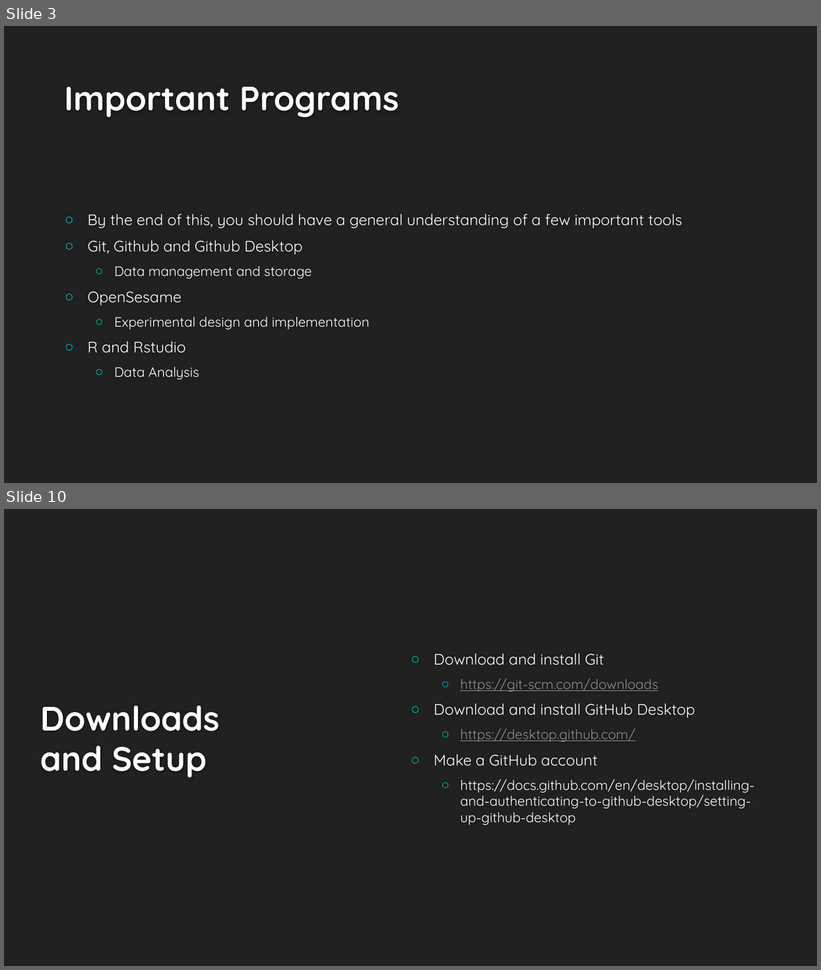
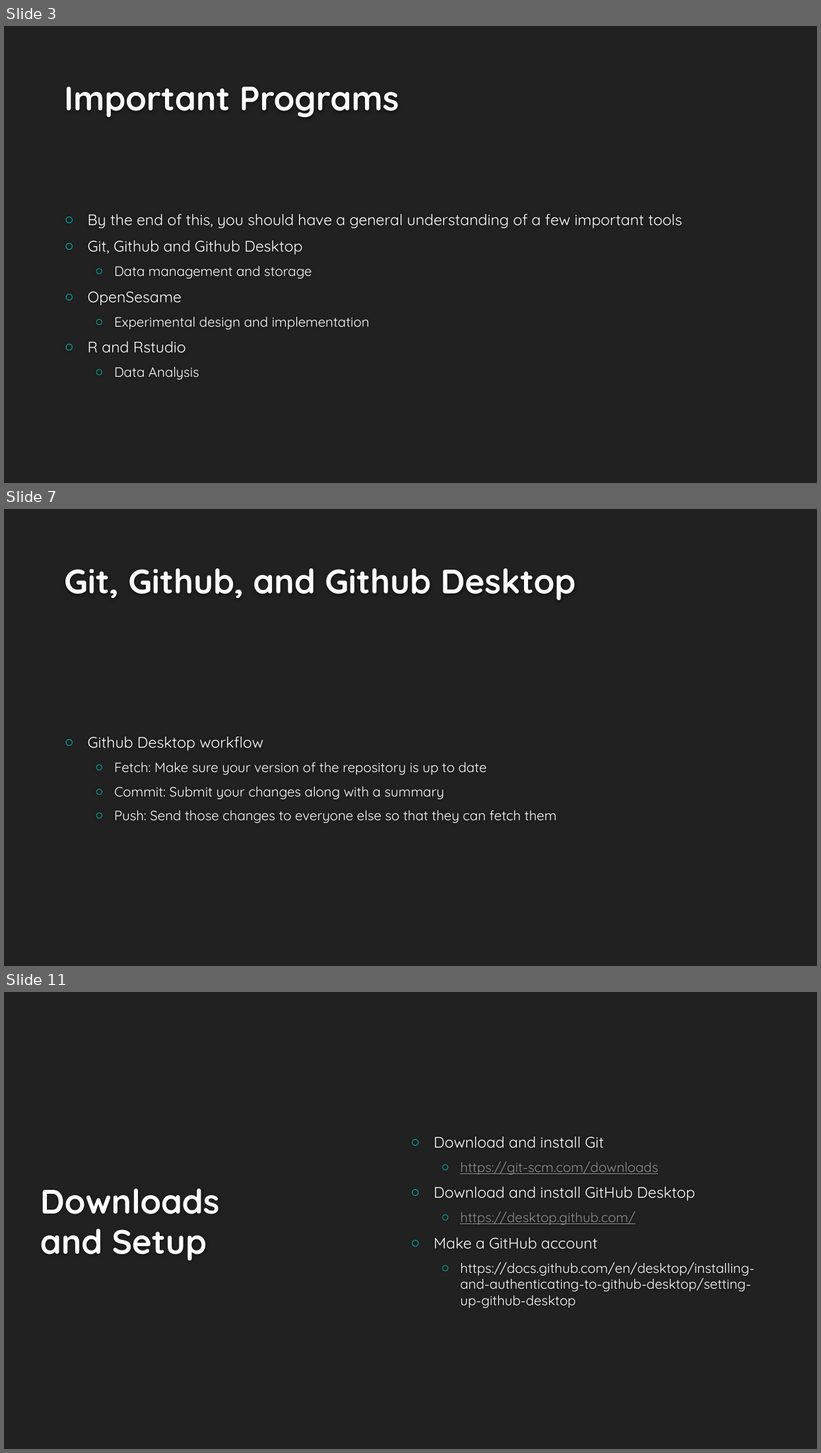
Before and after one commit to allisoct/ETLR23-24, a slide deck: slides/Day1.pptx. Shown one above the other, each under a label of ours: slides 3 and 10 before the commit, slides 3, 7 and 11 after it; the slides between them are not shown. The pictures are 821x970 and 821x1453 pixels, drawn with LibreOffice and Linux fonts; fonts in the diff are those of the drawing; background and template pictures are left out. Boxes give left, top, right and bottom in pixels: in the first picture for what was removed or moved away, otherwise in the second. Text is boxed around its words. In the diff, an @@ line names an element or a change of style, - is before the commit and + after.

```diff
--- a/slides/Day1.pptx
+++ b/slides/Day1.pptx
@@ slide 7 added at bbox=[4, 509, 817, 966], background #212121 @@
@@ title added at bbox=[64, 568, 576, 600], 40 pt, text #FEFEFE, bold @@
+Git, Github, and Github Desktop
@@ text added at bbox=[88, 737, 557, 823], 16 pt, text #FFFFFF @@
+○ Github Desktop workflow
+  ○ Fetch: Make sure your version of the repository is up to date
+  ○ Commit: Submit your changes along with a summary
+  ○ Push: Send those changes to everyone else so that they can fetch them
@@ what was slide 10 is now slide 11 @@
```
Also in this commit, not shown: 7 slides changed, 2 other slides added.
